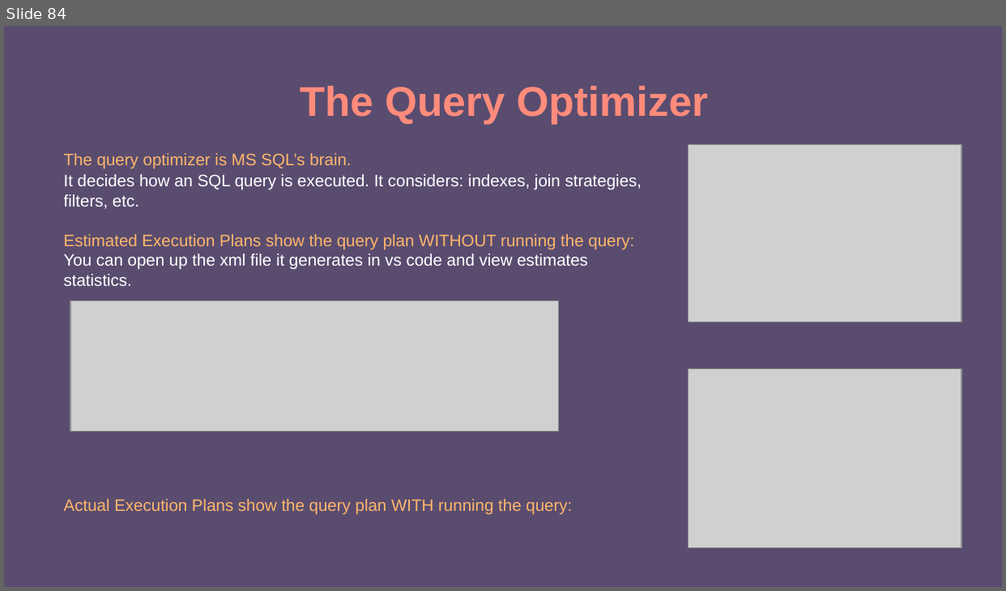
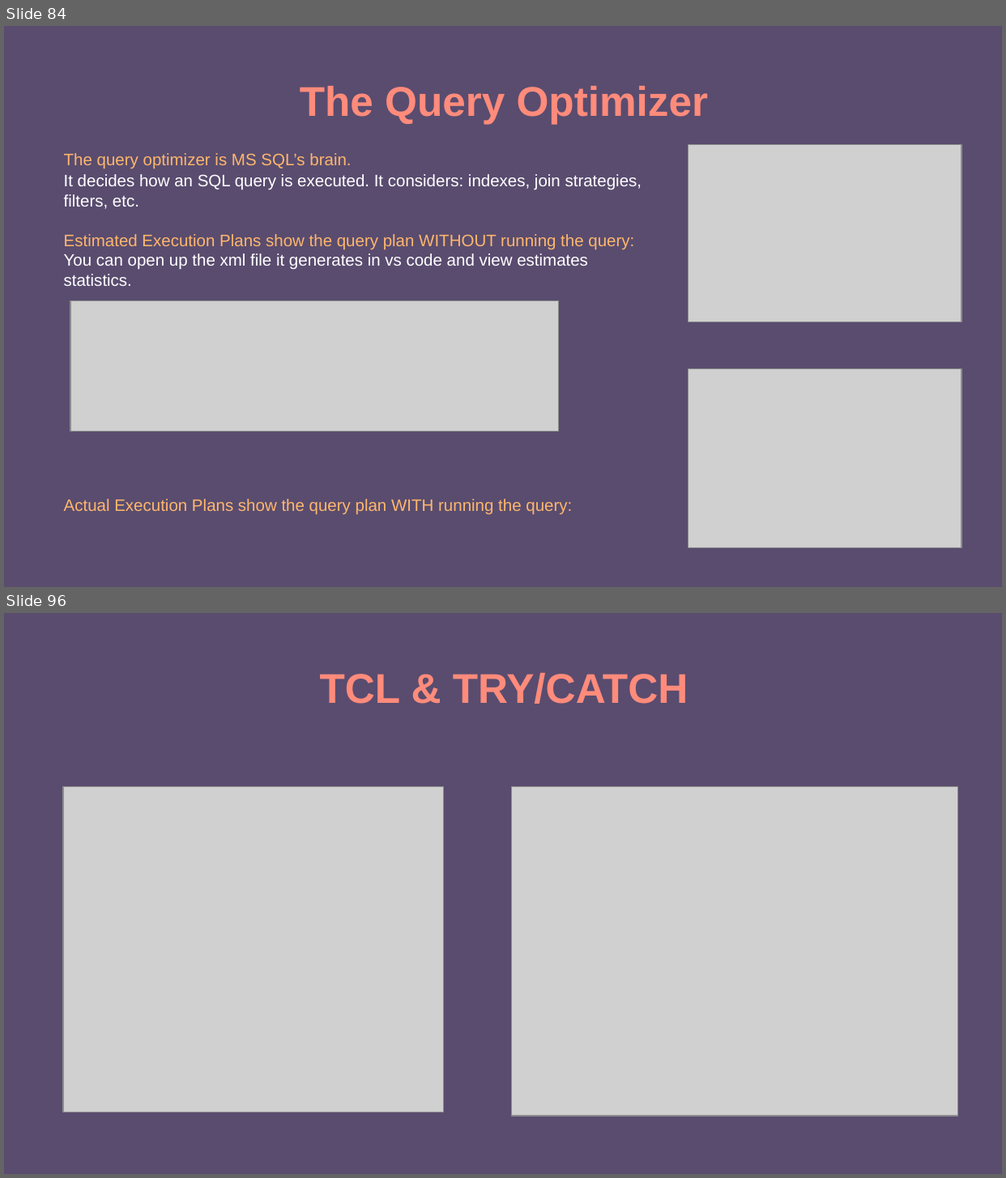
Before and after one commit to e-m-wilson/dotnet, a slide deck: Resources-Notes-Ppts/SQL/SQL_MSSQL.pptx. Shown one above the other, each under a label of ours: slide 84 before the commit, slides 84 and 96 after it; the slides between them are not shown. The pictures are 1006x591 and 1006x1178 pixels, drawn with LibreOffice and Linux fonts; fonts in the diff are those of the drawing; grey boxes stand for pictures. Boxes give left, top, right and bottom in pixels: in the first picture for what was removed or moved away, otherwise in the second. Text is boxed around its words. In the diff, an @@ line names an element or a change of style, - is before the commit and + after.

```diff
--- a/Resources-Notes-Ppts/SQL/SQL_MSSQL.pptx
+++ b/Resources-Notes-Ppts/SQL/SQL_MSSQL.pptx
@@ slide 96 added at (x1=4, y1=613, x2=1002, y2=1174), background #594C6F @@
@@ text added at (x1=320, y1=673, x2=688, y2=704), 30 pt, text #FF8B7B, bold @@
+TCL & TRY/CATCH
@@ picture added at (x1=63, y1=786, x2=443, y2=1112) @@
@@ picture added at (x1=511, y1=786, x2=957, y2=1116) @@
```
Also in this commit, not shown: 4 slides changed, 7 other slides added, 10 slides removed.
